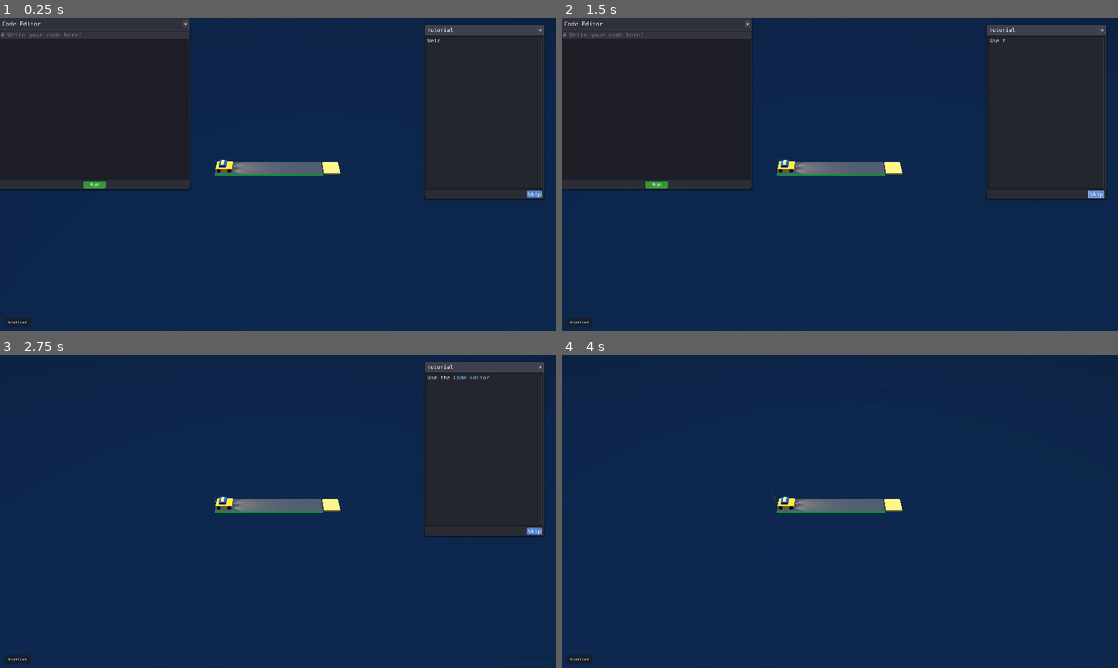
Above: before the commit, frames 1-4 (two rows, left to right).
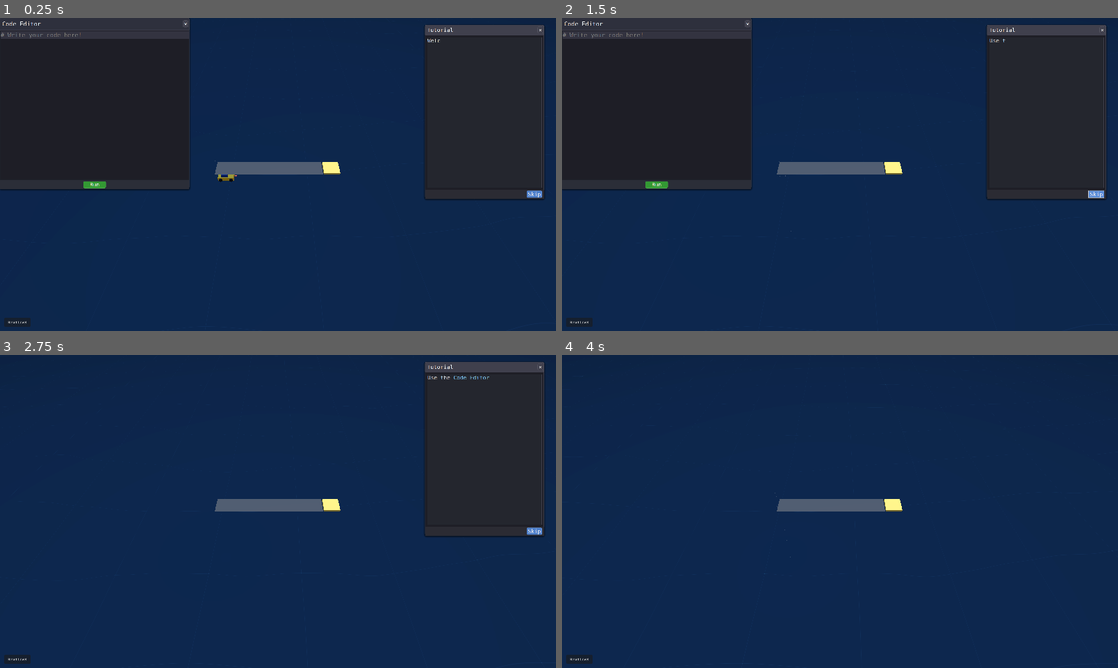
Above: after the commit, the same moments.

Repository: maxballison/self_driving
Game: Godot game, scene res://Main.tscn
Same seed, same stepped clock (60 frames per second), same inputs: the game is played once before the commit and once after it.
Inputs (mouse positions are in pixels of both pictures, inside the frame that each line leads up to):
- Up to frame 1 (0.25 s): no input
- Up to frame 2 (1.5 s): click "Skip" at 0.5 s; click "Skip" at 1.25 s
- Up to frame 3 (2.75 s): click "×" at 2 s
- Up to frame 4 (4 s): click "×" at 2.75 s; click (1101, 367) at 3.5 s, where only the run after the commit has a clickable "×"

The runs differ from the first frame. In frame 1, 0.3% of the frame differs, in the area x 38-59%, y 45-53%; in frame 2, 0.3%; in frame 3, 0.3%; in frame 4, 0.3%.

Commit message:
UPDATED TO NEW VERSION

Diff:
--- a/Destination.tscn
+++ b/Destination.tscn
@@ -116,8 +116,8 @@
 
 [sub_resource type="AnimationLibrary" id="AnimationLibrary_wave"]
 _data = {
-"RESET": SubResource("Animation_idle"),
-"flag_wave": SubResource("Animation_wave")
+&"RESET": SubResource("Animation_idle"),
+&"flag_wave": SubResource("Animation_wave")
 }
 
 [sub_resource type="ParticleProcessMaterial" id="ParticleProcessMaterial_sparkle"]
@@ -202,7 +202,7 @@
 
 [node name="AnimationPlayer" type="AnimationPlayer" parent="."]
 libraries = {
-"": SubResource("AnimationLibrary_wave")
+&"": SubResource("AnimationLibrary_wave")
 }
 autoplay = "flag_wave"
 
--- a/GeneratedLevels/level_1.tscn
+++ b/GeneratedLevels/level_1.tscn
@@ -9,7 +9,6 @@
 script = ExtResource("1_s11tu")
 grid_width = 8
 grid_height = 3
-show_collision_debug = true
 next_level_path = "res://GeneratedLevels/level_2.tscn"
 
 [node name="TileWall_0" parent="." instance=ExtResource("3_3tm3l")]
--- a/GeneratedLevels/level_2.tscn
+++ b/GeneratedLevels/level_2.tscn
@@ -10,7 +10,6 @@
 script = ExtResource("1_m815a")
 grid_width = 6
 grid_height = 3
-show_collision_debug = true
 next_level_path = "res://GeneratedLevels/level_3.tscn"
 
 [node name="TileFloor_3_0" parent="." instance=ExtResource("5_wm7u2")]
--- a/GeneratedLevels/level_3.tscn
+++ b/GeneratedLevels/level_3.tscn
@@ -10,7 +10,6 @@
 script = ExtResource("1_i36ww")
 grid_width = 7
 grid_height = 13
-show_collision_debug = true
 next_level_path = "res://GeneratedLevels/level_4.tscn"
 
 [node name="TileFloor_1_1" parent="." instance=ExtResource("5_bhxat")]
--- a/project.godot
+++ b/project.godot
@@ -12,7 +12,7 @@
 
 config/name="self_driving"
 run/main_scene="res://Main.tscn"
-config/features=PackedStringArray("4.3", "Forward Plus")
+config/features=PackedStringArray("4.4", "Forward Plus")
 config/icon="res://icon.svg"
 
 [autoload]
@@ -23,3 +23,7 @@
 
 window/size/viewport_width=2560
 window/size/viewport_height=1440
+
+[physics]
+
+3d/physics_engine="Jolt Physics"
--- a/scripts/BlueprintGenerator.gd
+++ b/scripts/BlueprintGenerator.gd
@@ -1,8 +1,8 @@
 @tool
 extends EditorScript
 
-@export var blueprint_file_path: String = "res://blueprints/blueprint5.txt"
-@export var output_scene_path: String = "res://GeneratedLevels/level_5.tscn"
+@export var blueprint_file_path: String = "res://blueprints/blueprint2.txt"
+@export var output_scene_path: String = "res://GeneratedLevels/level_2.tscn"
 
 var tile_mapping := {
 	'#': "res://tiles/TileWall.tscn",
--- a/scripts/Level.gd
+++ b/scripts/Level.gd
@@ -3,11 +3,7 @@
 @export var grid_width: int = 10
 @export var grid_height: int = 10
 @export var cell_size: float = 1.0
-
-# Add these export variables to Level.gd
-@export var generate_unified_collision: bool = true
-@export var show_collision_debug: bool = false
-@export var debug_color: Color = Color(0.0, 1.0, 0.0, 0.4)  # Semi-transparent green
+  # Semi-transparent green
 
 # Add exported variables for the next level
 @export var next_level_path: String = ""
@@ -29,9 +25,6 @@
 
 func _ready() -> void:
 	populate_tile_data_and_entities()
-
-	if generate_unified_collision:
-		generate_floor_collision()
 
 
 
@@ -93,135 +86,3 @@
 	print("- ", door_map.size(), " doors")
 	print("- ", passenger_map.size(), " passengers")
 	print("- ", destination_map.size(), " destinations")
-
-
-func generate_floor_collision() -> void:
-	if not generate_unified_collision:
-		print("Unified collision generation disabled.")
-		return
-
-	print("Generating unified floor collision...")
-
-	# Clean up any existing collision and debug nodes
-	var existing = get_node_or_null("UnifiedFloorCollision")
-	if existing:
-		existing.queue_free()
-
-	var existing_debug = get_node_or_null("DebugContainer")
-	if existing_debug:
-		existing_debug.queue_free()
-
-	# Create a new StaticBody3D for the floor collision
-	var floor_body = StaticBody3D.new()
-	floor_body.name = "UnifiedFloorCollision"
-	floor_body.collision_layer = 1  # Layer 1 for environment
-	floor_body.collision_mask = 7   # Layers 1+2+3 (environment, passengers, player)
-	add_child(floor_body)
-
-	# Create a debug container if needed
-	var debug_container = null
-	if show_collision_debug:
-		debug_container = Node3D.new()
-		debug_container.name = "DebugContainer"
-		add_child(debug_container)
-
-	# Create a 2D grid to track floor tile locations
-	var floor_grid = []
-	for y in range(grid_height):
-		var row = []
-		for x in range(grid_width):
-			row.append(false)
-		floor_grid.append(row)
-
-	# Use explicit filtering for floor tiles
-	var floor_tiles = []
-	for child in get_children():
-		# Skip objects that aren't floor tiles
-		if not ("TileFloor" in child.name or "TileEmpty" in child.name):
-			continue
-
-		# Skip the child if it doesn't have a valid position
-		if not child.has_method("get_position"):
-			continue
-
-		# Calculate grid coordinates
-		var local_pos = child.position  # Use local position
-		var grid_x = int(round(local_pos.x / cell_size))
-		var grid_y = int(round(local_pos.z / cell_size))
-
-		# Skip if outside grid bounds
-		if grid_x < 0 or grid_x >= grid_width or grid_y < 0 or grid_y >= grid_height:
-			continue
-
-		# Mark this position as having a floor
-		floor_grid[grid_y][grid_x] = true
-		floor_tiles.append({"x": grid_x, "y": grid_y, "pos": local_pos})
-
-	print("Found ", floor_tiles.size(), " floor tiles for collision")
-
-	# Create collision shapes for each floor tile
-	for tile in floor_tiles:
-		var box_shape = BoxShape3D.new()
-		box_shape.size = Vector3(cell_size, 0.1, cell_size)
-
-		var collision_shape = CollisionShape3D.new()
-		collision_shape.shape = box_shape
-		collision_shape.name = "FloorCollision_" + str(tile.x) + "_" + str(tile.y)
-
-		# Add to scene tree first
-		floor_body.add_child(collision_shape)
-
-		# Now set the position
-		collision_shape.position = Vector3(
-			tile.pos.x,   # X position
-			-0.05,        # Y position (slightly below surface)
-			tile.pos.z    # Z position
-		)
-
-		# Create debug visualization if enabled
-		if show_collision_debug and debug_container:
-			var debug_mesh = MeshInstance3D.new()
-			debug_mesh.name = "DebugMesh_" + str(tile.x) + "_" + str(tile.y)
-
-			var box_mesh = BoxMesh.new()
-			box_mesh.size = Vector3(cell_size, 0.1, cell_size)
-			debug_mesh.mesh = box_mesh
-
-			var material = StandardMaterial3D.new()
-			material.albedo_color = debug_color
-			material.transparency = BaseMaterial3D.TRANSPARENCY_ALPHA
-			material.shading_mode = BaseMaterial3D.SHADING_MODE_UNSHADED
-			material.albedo_color.a = 0.4
-			debug_mesh.material_override = material
-
-			# Add to scene tree first
-			debug_container.add_child(debug_mesh)
-
-			# Then set position
-			debug_mesh.position = Vector3(tile.pos.x, -0.05, tile.pos.z)
-
-	print("Unified floor collision completed with ", floor_body.get_child_count(), " shapes")
-# Create debug meshes for individual collision shapes
-func create_tile_debug_mesh(position: Vector3, size: Vector3) -> MeshInstance3D:
-	# Create a mesh instance for visualization
-	var debug_mesh = MeshInstance3D.new()
-	debug_mesh.name = "DebugMesh_" + str(position.x) + "_" + str(position.z)
-
-	# Create a box mesh with the same dimensions as the collision
-	var box_mesh = BoxMesh.new()
-	box_mesh.size = size
-	debug_mesh.mesh = box_mesh
-
-	# Create wireframe material
-	var material = StandardMaterial3D.new()
-	material.albedo_color = debug_color
-	material.transparency = BaseMaterial3D.TRANSPARENCY_ALPHA
-	material.shading_mode = BaseMaterial3D.SHADING_MODE_UNSHADED
-	material.albedo_color.a = 0.4
-
-	debug_mesh.material_override = material
-
-	# Set the local position
-	debug_mesh.position = position
-
-	return debug_mesh
--- a/scripts/Player.gd
+++ b/scripts/Player.gd
@@ -10,6 +10,13 @@
 var can_reset: bool = true
 var is_grounded: bool = false # Track if car is on the ground
 
+# New driving mechanics
+var target_distance: float = 0.0  # Distance the car aims to travel
+var current_drive_units: int = 0  # Number of drive commands issued
+var unit_distance: float = 1.0  # One "unit" of distance
+var natural_friction: float = 0.2  # Even less friction (was 0.3)
+var last_grounded_position: Vector3 = Vector3.ZERO # Track last known good position
+
 # Direction vector (normalized)
 var current_direction: Vector3 = Vector3(0, 0, -1)  # Forward direction
 
@@ -22,6 +29,11 @@
 var max_passengers: int = 3
 var nearby_passengers: Array = []
 var nearby_destinations: Array = []
+
+# Debug variables
+var debug_stop_reason: String = ""
+var last_velocity: Vector3 = Vector3.ZERO
+var velocity_changed_abruptly: bool = false
 
 # References to components
 @onready var pickup_area = $PassengerPickupArea
@@ -43,33 +55,30 @@
 	# Set initial direction based on rotation
 	update_direction_from_rotation()
 
+	# Create a physics material with low friction
+	var physics_mat = PhysicsMaterial.new()
+	physics_mat.friction = 0.01  # Extremely low friction for better sliding
+	physics_mat.bounce = 0.1    # Slight bounce
+	physics_material_override = physics_mat
+
 	# Initialize physics
 	linear_velocity = Vector3.ZERO
 	angular_velocity = Vector3.ZERO
 
+	# Record initial position as the first grounded position
+	last_grounded_position = global_position
+
 	# Enable wheel raycasts for ground detection
-	if wheel_ray_fl:
-		wheel_ray_fl.enabled = true
-		wheel_ray_fl.target_position = Vector3(0, -0.5, 0)
-	if wheel_ray_fr:
-		wheel_ray_fr.enabled = true
-		wheel_ray_fr.target_position = Vector3(0, -0.5, 0)
-	if wheel_ray_bl:
-		wheel_ray_bl.enabled = true
-		wheel_ray_bl.target_position = Vector3(0, -0.5, 0)
-	if wheel_ray_br:
-		wheel_ray_br.enabled = true
-		wheel_ray_br.target_position = Vector3(0, -0.5, 0)
+	for ray in [wheel_ray_fl, wheel_ray_fr, wheel_ray_bl, wheel_ray_br]:
+		if ray:
+			ray.enabled = true
+			ray.target_position = Vector3(0, -0.6, 0)  # Slightly longer raycast
 
 	# Connect pickup area signals
 	if pickup_area:
 		# Set collision layer/mask for pickup area
-		# Layer 4 for pickup area + detect passengers (layer 2), destinations (layer 8), and doors (layer 16)
 		pickup_area.collision_layer = 4     # Layer 3 (player pickup area)
 		pickup_area.collision_mask = 26     # Layers 2 (passengers) + 8 (destinations) + 16 (doors)
-
-		print("Configured player pickup area with layer: ", pickup_area.collision_layer,
-			  " and mask: ", pickup_area.collision_mask)
 
 		if not pickup_area.is_connected("body_entered", Callable(self, "_on_pickup_area_body_entered")):
 			pickup_area.connect("body_entered", Callable(self, "_on_pickup_area_body_entered"))
@@ -93,9 +102,45 @@
 	clear_passengers()
 
 func _physics_process(delta: float) -> void:
+	# Store previous velocity to detect sudden changes
+	var prev_velocity = linear_velocity
+
 	# Check if car is grounded and get wheel contact info
 	var wheel_info = _check_grounded_detailed()
+	var was_grounded = is_grounded
 	is_grounded = wheel_info.grounded
+
+	# Update last good position if grounded
+	if is_grounded:
+		last_grounded_position = global_position
+
+	# Check for abrupt velocity changes
+	if prev_velocity.length() > 1.0 and linear_velocity.length() < 0.2 and not turn_in_progress:
+		velocity_changed_abruptly = true
+		debug_stop_reason = "Velocity dropped suddenly: " + str(prev_velocity.length()) + " to " + str(linear_velocity.length())
+		# Apply a small impulse in the direction we were moving to overcome small obstacles
+		apply_central_impulse(prev_velocity.normalized() * 1.0)
+	else:
+		velocity_changed_abruptly = false
+
+	# Apply natural friction when grounded to slow down car naturally
+	if is_grounded and not turn_in_progress:
+		# Calculate current forward velocity and lateral velocity
+		var forward_velocity = current_direction.dot(linear_velocity)
+		var lateral_velocity = linear_velocity - current_direction * forward_velocity
+
+		# Apply gentler lateral friction (allow more sliding)
+		if lateral_velocity.length() > 0.2:
+			# Reduced lateral friction by lowering force multiplier
+			apply_central_force(-lateral_velocity.normalized() * lateral_velocity.length() * 0.3)
+
+		# Apply very gradual forward friction
+		if forward_velocity > 0.2:  # Only apply friction when moving
+			var friction_force = -current_direction * forward_velocity * natural_friction * delta * 60.0
+			apply_central_force(friction_force)
+		elif abs(forward_velocity) < 0.02:  # Extremely low threshold for stopping completely
+			# Instead of zeroing velocity, just apply a very tiny slowdown
+			linear_velocity *= 0.95
 
 	# Detect if car is at an edge (some wheels on ground, some not)
 	var at_edge = wheel_info.wheels_on_ground > 0 and wheel_info.wheels_on_ground < 4
@@ -134,43 +179,32 @@
 			apply_torque(Vector3(0, 0, 5.0))
 	else:
 		# Completely in air - full physics, but with slight auto-leveling
-		# This prevents wild spinning while still looking realistic
 		if abs(rotation.x) > 0.8 or abs(rotation.z) > 0.8:
 			# Apply gentle self-righting torque
 			var correction_x = -rotation.x * 2.0
 			var correction_z = -rotation.z * 2.0
 			apply_torque(Vector3(correction_x, 0, correction_z))
 
-	# Apply continuous driving force if needed (only when grounded)
-	if is_driving and not turn_in_progress:
-		# Ensure ground check is done each frame
-		is_grounded = _check_grounded()
-
-		if is_grounded:
-			# Calculate current forward velocity
-			var forward_velocity = current_direction.dot(linear_velocity)
-
-			# Only apply force if below max speed
-			if forward_velocity < max_velocity:
-				# Apply less force as we approach max speed
-				var speed_factor = clamp(1.0 - (forward_velocity / max_velocity), 0.1, 1.0)
-				# Increased force multiplier for better acceleration
-				apply_central_force(current_direction * move_speed * 60.0 * speed_factor)
-
-				# Debug output to verify driving state
-				if Engine.get_physics_frames() % 60 == 0:  # Print only occasionally to avoid spam
-					print("Driving active - velocity: ", forward_velocity, " max: ", max_velocity)
-
 	# Process turn queue if needed
 	if turn_queued and not turn_in_progress:
 		turn_queued = false
 		_perform_turn()
 
-	# Check for falling below threshold (with additional protection against multiple resets)
+	# Check for falling below threshold
 	if position.y < fall_threshold and can_reset and not reset_in_progress:
 		_handle_fall()
 
-# Simplified ground check (for compatibility with existing code)
+	# Debug output occasionally
+	if Engine.get_physics_frames() % 60 == 0:
+		print("Velocity: ", linear_velocity.length(), " | Grounded: ", is_grounded,
+			  " | Wheels: ", wheel_info.wheels_on_ground)
+		if velocity_changed_abruptly:
+			print("STOP DETECTED: ", debug_stop_reason)
+
+	# Store current velocity for next frame comparison
+	last_velocity = linear_velocity
+
+# Simplified ground check
 func _check_grounded() -> bool:
 	var info = _check_grounded_detailed()
 	return info.grounded
@@ -217,33 +251,24 @@
 			result.right_wheels_on_ground += 1
 			result.wheel_br = true
 
-		# Print detailed ground status occasionally for debugging
-		if Engine.get_physics_frames() % 120 == 0:  # Every ~2 seconds
-			print("Wheels on ground: ", result.wheels_on_ground, "/4 - ",
-				  "F:", result.front_wheels_on_ground, "/2, ",
-				  "B:", result.back_wheels_on_ground, "/2, ",
-				  "L:", result.left_wheels_on_ground, "/2, ",
-				  "R:", result.right_wheels_on_ground, "/2")
-
-		# Consider the car grounded if at least 2 wheels are touching the ground
-		result.grounded = result.wheels_on_ground >= 2
+		# Consider the car grounded if at least 1 wheel is touching the ground (was 2)
+		result.grounded = result.wheels_on_ground >= 1
 	else:
 		# Fallback to direct raycast if wheel rays aren't available
-		var ray_length = 0.4 # Adjust based on car height
+		var ray_length = 0.4
 		var space_state = get_world_3d().direct_space_state
 
-		# Create a query for the raycast
 		var query = PhysicsRayQueryParameters3D.create(
 			global_position,
 			global_position + Vector3(0, -ray_length, 0),
-			1, # Collision mask (Layer 1)
-			[get_rid()] # Exclude self
+			1,
+			[get_rid()]
 		)
 
 		var query_result = space_state.intersect_ray(query)
 		result.grounded = not query_result.is_empty()
 		if result.grounded:
-			result.wheels_on_ground = 4 # Simplification when using central ray
+			result.wheels_on_ground = 4
 			result.front_wheels_on_ground = 2
 			result.back_wheels_on_ground = 2
 			result.left_wheels_on_ground = 2
@@ -256,91 +281,93 @@
 	return result
 
 func update_direction_from_rotation() -> void:
-	# Calculate direction vector from rotation
 	current_direction = Vector3(0, 0, -1).rotated(Vector3.UP, rotation.y).normalized()
-	print("Direction updated: ", current_direction)
-
-# Actually perform the turn
+
+# Perform turn
 func _perform_turn() -> void:
 	if turn_in_progress:
 		return
 
 	turn_in_progress = true
 
-	# Store current driving state
-	var was_driving = is_driving
-	is_driving = false
-
-	# Apply braking force for stability
-	var brake_force = -linear_velocity * 8.0
+	# Store current velocity magnitude for restoration after turn
+	var current_speed = linear_velocity.length()
+
+	# Apply gentler braking force for more slide during turns
+	var brake_force = -linear_velocity * 2.0  # Even gentler braking
 	apply_central_force(brake_force)
 
 	# Rotate based on direction
 	rotation.y += PI/2 * turn_direction
 	update_direction_from_rotation()
 
-	# Apply impulse in new direction if grounded
+	# Apply impulse in new direction proportional to previous speed
 	if is_grounded:
-		apply_central_impulse(current_direction * move_speed * 0.3)
-
-	# Schedule turn completion
-	var timer = get_tree().create_timer(0.1)
-	await timer.timeout
-
-	# Turn is done
+		var turn_impulse = min(current_speed * 0.7, move_speed * 0.2)
+		apply_central_impulse(current_direction * turn_impulse)
+
+	# Complete turn after a short delay
+	await get_tree().create_timer(0.15)
 	turn_in_progress = false
-	is_driving = was_driving
-
-	print("Turn completed")
 
 # COMMAND FUNCTIONS
 
 func drive() -> void:
-	is_driving = true
-
 	# Force immediate ground check
 	is_grounded = _check_grounded()
 
 	# Only apply impulse if grounded
 	if is_grounded:
-		# Apply initial impulse to get moving immediately
-		# Increased impulse multiplier for better initial movement
-		apply_central_impulse(current_direction * move_speed * 0.8)
-		print("Car started driving continuously (grounded)")
+		# Calculate current forward velocity
+		var forward_velocity = current_direction.dot(linear_velocity)
+
+		# Increment drive units
+		current_drive_units += 1
+		target_distance = current_drive_units * unit_distance
+
+		# Calculate impulse strength based on current velocity
+		var impulse_strength = move_speed * 1
+
+		# Reduce impulse if approaching max speed
+		if forward_velocity > max_velocity * 0.6:
+			impulse_strength *= (1.0 - (forward_velocity / max_velocity))
+
+		# Apply impulse for discrete movement
+		apply_central_impulse(current_direction * impulse_strength)
+		print("Car moving forward - impulse applied, drive units: ", current_drive_units)
 	else:
-		# Even if not grounded now, keep driving flag on for when we touch ground
-		print("Car started driving mode, but waiting for ground contact")
+		# If recently grounded but now airborne, still try to move
+		var time_since_impulse = get_tree().get_frames() % 10
+		if time_since_impulse < 5 and (global_position - last_grounded_position).length() < 1.0:
+			apply_central_impulse(current_direction * move_speed * 0.4)
+			print("Car moving in air from recent ground contact")
+		else:
+			print("Car not grounded - cannot move forward")
 
 func stop() -> void:
-	if not is_driving:
-		return
-
-	is_driving = false
-
-	# Apply braking force
-	var brake_force = -linear_velocity.normalized() * linear_velocity.length() * 10.0
+	# Apply lighter braking force for more gradual stops
+	var brake_force = -linear_velocity.normalized() * linear_velocity.length() * 4.0
 	apply_central_force(brake_force)
-	print("Car stopped")
+
+	# Reset drive units
+	current_drive_units = 0
+	target_distance = 0.0
+	print("Car slowing down - drive units reset")
 
 func turn_left() -> void:
-	# Queue a left turn
 	turn_direction = 1
 	turn_queued = true
 	print("Turn left queued")
 
 func turn_right() -> void:
-	# Queue a right turn
 	turn_direction = -1
 	turn_queued = true
 	print("Turn right queued")
 
 func wait(seconds: float) -> void:
-	# The wait function should only pause script execution without changing the car's movement
-
 	print("Waiting for ", seconds, " seconds")
 	await get_tree().create_timer(seconds).timeout
-
-	print("Wait complete, continuing script execution")
+	print("Wait complete")
 
 func pick_up() -> bool:
 	if current_passengers.size() >= max_passengers:
@@ -491,11 +518,19 @@
 		if idx != -1:
 			nearby_destinations.remove_at(idx)
 
-	# Note: We don't need to handle door exit since door entry immediately triggers level transition
-
 # Handle direct collisions between player car and other objects
 func _on_player_body_entered(body: Node) -> void:
 	print("Player directly collided with: ", body.name)
+
+	# If we're moving at a reasonable speed, apply a small bounce impulse
+	if linear_velocity.length() > 1.0:
+		# Calculate bounce direction - away from collision point
+		var bounce_dir = global_position - body.global_position
+		bounce_dir.y = 0  # Keep bounce horizontal
+		bounce_dir = bounce_dir.normalized()
+
+		# Apply a small bounce impulse
+		apply_central_impulse(bounce_dir * 2.0)
 
 	# Improved passenger detection logic for collisions
 	var passenger = null
@@ -546,9 +581,6 @@
 	can_reset = false
 	reset_in_progress = true
 
-	# Don't immediately halt movement - let physics play out
-	# We'll reset after a delay to show the falling animation
-
 	# Apply a slight random spin for more dramatic falling effect
 	var random_torque = Vector3(
 		randf_range(-3.0, 3.0),
@@ -579,6 +611,10 @@
 	reset_in_progress = false
 	can_reset = true
 
+	# Reset drive units counter
+	current_drive_units = 0
+	target_distance = 0.0
+
 	# Reset velocities
 	linear_velocity = Vector3.ZERO
 	angular_velocity = Vector3.ZERO
@@ -592,6 +628,13 @@
 
 	# Apply a small upward impulse to prevent floor clipping
 	apply_central_impulse(Vector3(0, 1.0, 0))
+
+	# Update last grounded position
+	last_grounded_position = global_position
+
+	# Reset debug variables
+	debug_stop_reason = ""
+	velocity_changed_abruptly = false
 
 	print("Player physics state has been reset")
 
@@ -640,17 +683,12 @@
 			if not next_level.begins_with("res://") and not next_level.begins_with("/"):
 				next_level = "res://GeneratedLevels/" + next_level
 
-			print("Next level path: ", next_level)
-
 			var transition_delay = 2.0
 
 			if current_level.has_method("get") and current_level.get("transition_delay") > 0:
 				transition_delay = current_level.transition_delay
 
-			print("Level completion - scheduling transition to " + next_level + " in " + str(transition_delay) + " seconds")
-
 			var timer = get_tree().create_timer(transition_delay)
 			timer.timeout.connect(func():
-				print("Level transition timer expired, emitting door_entered signal")
 				emit_signal("door_entered", next_level, Vector2i(1, 1))
 			)
--- a/tiles/TileEmpty.tscn
+++ b/tiles/TileEmpty.tscn
@@ -7,8 +7,17 @@
 albedo_color = Color(0.15, 0.15, 0.15, 1)
 roughness = 0.7
 
+[sub_resource type="BoxShape3D" id="BoxShape3D_nhyvw"]
+size = Vector3(1, 0.0926514, 1)
+
 [node name="Tile" type="Node3D" groups=["floor", "road"]]
 
 [node name="MeshInstance3D" type="MeshInstance3D" parent="."]
 mesh = SubResource("BoxMesh_u4paj")
 surface_material_override/0 = SubResource("StandardMaterial3D_3fwr6")
+
+[node name="Area3D" type="Area3D" parent="."]
+
+[node name="CollisionShape3D" type="CollisionShape3D" parent="Area3D"]
+transform = Transform3D(1, 0, 0, 0, 1, 0, 0, 0, 1, 0, -0.0370483, 0)
+shape = SubResource("BoxShape3D_nhyvw")
Not shown: 1 places in CodeEditorImproved.tscn that only renumber resources
Not shown: 1 places in Destination.tscn that only renumber resources
Not shown: 1 places in GeneratedLevels/level_1.tscn that only renumber resources
Not shown: 1 places in GeneratedLevels/level_2.tscn that only renumber resources
Not shown: 1 places in GeneratedLevels/level_3.tscn that only renumber resources
Not shown: 1 places in GeneratedLevels/level_4.tscn that only renumber resources
Not shown: 1 places in GeneratedLevels/level_5.tscn that only renumber resources
Not shown: 1 places in Level.tscn that only renumber resources
Not shown: 1 places in Main.tscn that only renumber resources
Not shown: 1 places in MovingBackground.tscn that only renumber resources
Not shown: 1 places in ParticleEffect.tscn that only renumber resources
Not shown: 1 places in PassengerPhysics.tscn that only renumber resources
(and 25 more such lines)
